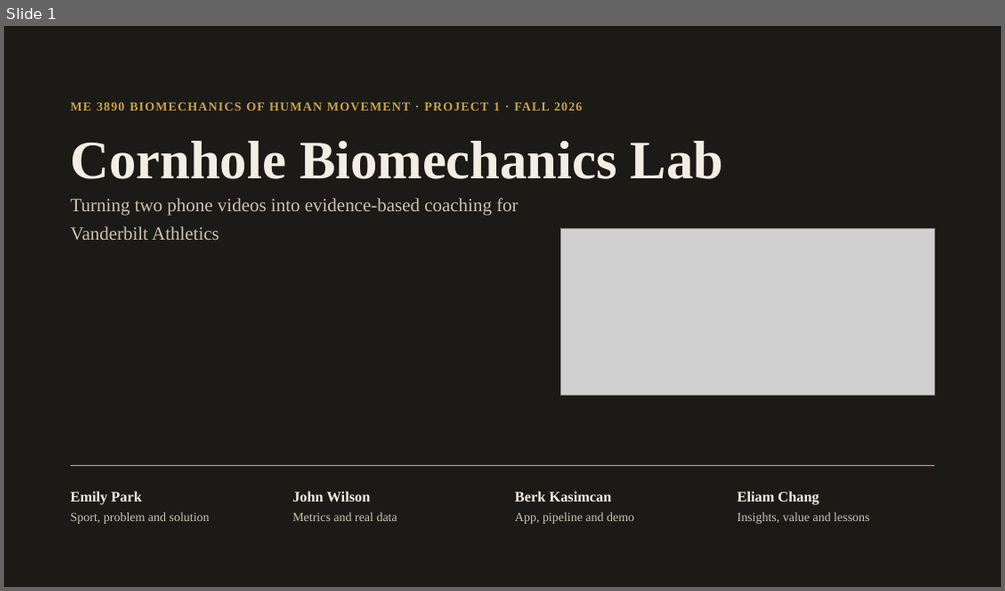
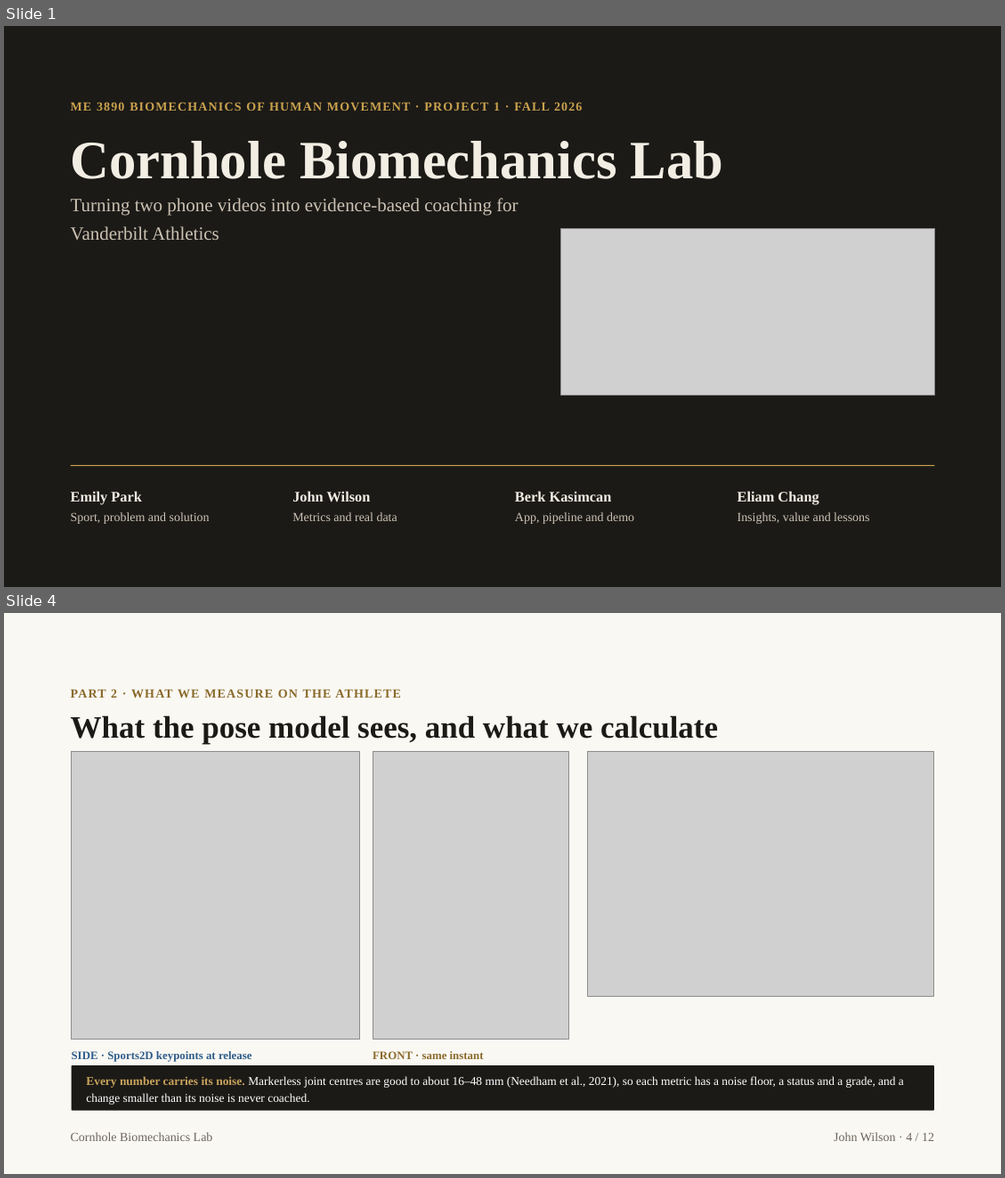
Before and after one commit to Berkonas/CornHoleBiomech, a slide deck: docs/presentation/Cornhole Biomechanics Lab - Final.pptx. Shown one above the other, each under a label of ours: slide 1 before the commit, slides 1 and 4 after it; the slides between them are not shown. The pictures are 1005x591 and 1005x1178 pixels, drawn with LibreOffice and Linux fonts; fonts in the diff are those of the drawing; grey boxes stand for pictures. Boxes give left, top, right and bottom in pixels: in the first picture for what was removed or moved away, otherwise in the second. Text is boxed around its words. In the diff, an @@ line names an element or a change of style, - is before the commit and + after.

```diff
--- a/docs/presentation/Cornhole Biomechanics Lab - Final.pptx
+++ b/docs/presentation/Cornhole Biomechanics Lab - Final.pptx
@@ slide 4 added at (4, 613, 1001, 1174), background #FAF8F3 @@
@@ text added at (71, 689, 400, 698), 12 pt, text #8A6A2B, bold @@
+PART 2 · WHAT WE MEASURE ON THE ATHLETE
@@ title added at (71, 715, 718, 744), 30 pt, text #1C1A17, bold @@
+What the pose model sees, and what we calculate
@@ picture added at (72, 751, 359, 1039) @@
@@ picture added at (372, 751, 568, 1039) @@
@@ picture added at (588, 751, 934, 996) @@
@@ text added at (72, 1051, 252, 1062), 11 pt, text #2F5D8A, bold @@
+SIDE · Sports2D keypoints at release
@@ rounded rectangle added at (72, 1065, 934, 1111), fill #1C1A17 @@
@@ text added at (372, 1051, 484, 1059), 11 pt, text #8A6A2B, bold @@
+FRONT · same instant
@@ text added at (86, 1076, 904, 1104), 11.5 pt, text #FFFFFF @@
+Every number carries its noise. Markerless joint centres are good to about 16–48 mm (Needham et al., 2021), so each metric has a noise floor, a status and a grade, and a change smaller than its noise is never coached.
@@ text added at (71, 1132, 213, 1141), 12 pt, text #6E665C @@
+Cornhole Biomechanics Lab
@@ text added at (833, 1132, 934, 1141), 12 pt, text #6E665C @@
+John Wilson · 4 / 12
```
Also in this commit, not shown: 16 slides changed, 2 other slides added, 14 other files.
